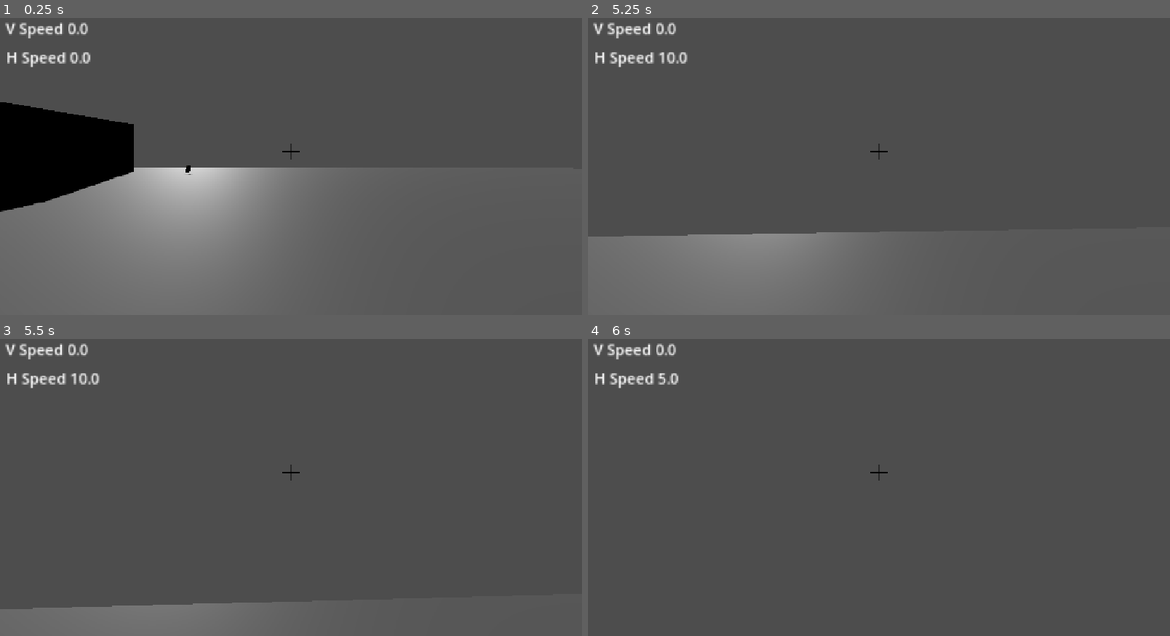
Above: before the commit, frames 1-4 (two rows, left to right).
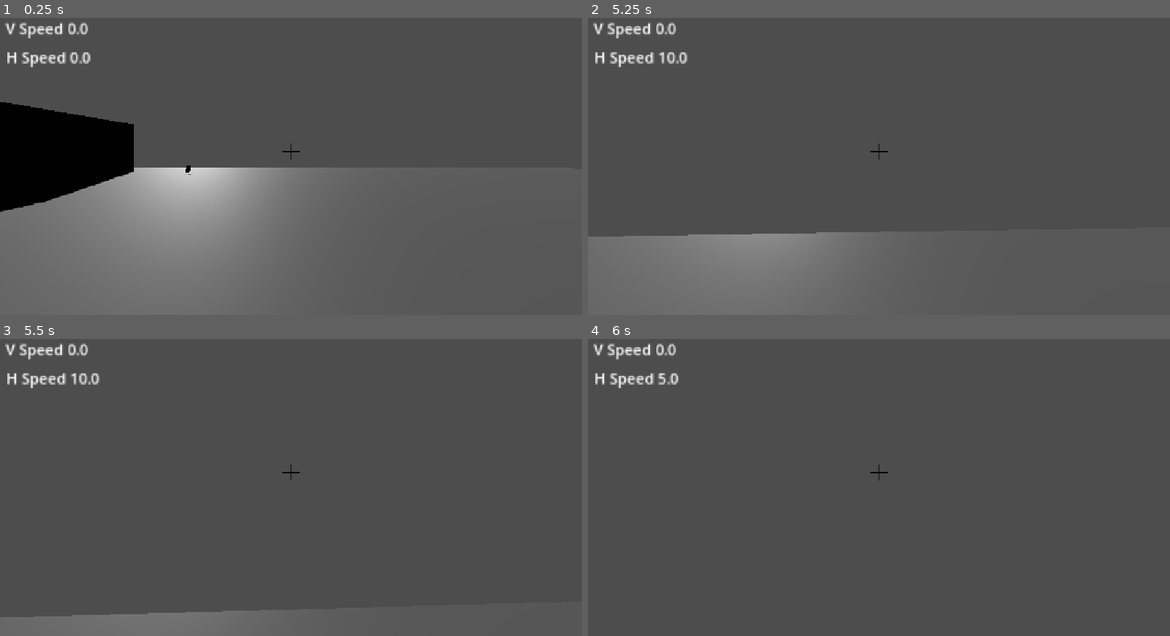
Above: after the commit, the same moments.

Repository: zenix2201-hash/Grapple-Man
Game: Godot game, scene res://Corridor.tscn
Two runs of this game, one before a commit and one after it. Both use one fixed random seed, a clock stepped at 60 frames per second and the inputs below.
Inputs (mouse positions are in pixels of both pictures, inside the frame that each line leads up to):
- Up to frame 1 (0.25 s): no input
- Up to frame 2 (5.25 s): tap Enter at 0.5 s; move the mouse to (908, 151) at 0.52 s; hold Shift (Sprint) 0.53-1.28 s; hold W (move_up) from 0.53 s (still down); tap Space (jump) at 0.77, 1.07, 1.52, 1.55, 1.82, 2.1, 3.02, 3.32, 3.77, 3.8, 4.07, 4.52, 4.82 s; tap Ctrl (crouch, bound only after the commit) at 0.8, 1.35, 3.05, 4.35 s; move the mouse to (849, 151) at 1.27 s; move the mouse to (890, 145) at 2.02 s; hold Shift (Sprint) 2.03-2.78 s; move the mouse to (873, 157) at 2.77 s; tap Shift (Sprint) at 2.85, 4.55 s; move the mouse to (919, 154) at 3.52 s; tap Q (grapple) at 3.6 s; move the mouse to (832, 148) at 4.27 s; move the mouse to (884, 151) at 5.02 s; hold Shift (Sprint) from 5.03 s (still down)
- Up to frame 3 (5.5 s): keep holding W (move_up); keep holding Shift (Sprint); tap Ctrl (crouch, bound only after the commit) at 5.3 s
- Up to frame 4 (6 s): move the mouse to (855, 466) at 5.77 s; release W (move_up) at 5.78 s; release Shift (Sprint) at 5.78 s; hold D (move_right) from 5.78 s (still down); tap Ctrl (crouch, bound only after the commit) at 5.85 s

Frames 1-2 are identical in both runs. In frame 3, 1.3% of the frame differs, in the area x 0-47%, y 88-94%; in frame 4, nothing differs.

Commit message:
Crouch and slide

Diff:
--- a/player.gd
+++ b/player.gd
@@ -19,6 +19,15 @@
 
 @export var grapple_speed: float = 35.0
 @onready var grapple_ray: RayCast3D = $CollisionShape3D/head/Camera3D/Grapple_hook
+
+
+#Crouching / sliding
+@export var slide_speed_threshold: float = 7.0 # Must be moving faster than this to slide
+@export var slide_boost: float = 14.0
+
+var is_sliding: bool = false
+var is_crouching: bool = false
+var slide_velocity: Vector3 = Vector3.ZERO
 
 #grapple
 var is_grappling: bool = false
@@ -46,19 +55,70 @@
 	if event.is_action_pressed("ui_cancel"):
 		Input.mouse_mode = Input.MOUSE_MODE_VISIBLE
 
+func _process_slide(delta: float) -> void:
+	var floor_speed = Vector2(velocity.x, velocity.z).length()
+
+	# Check for Crouch/Slide input press
+	if Input.is_action_just_pressed("crouch") and is_on_floor():
+		if not is_sliding and not is_crouching:
+			# If going fast (sprinting/momentum), trigger a slide!
+			if floor_speed >= slide_speed_threshold:
+				var input_dir := Input.get_vector("move_left", "move_right", "move_up", "move_down")
+				var dir := (transform.basis * Vector3(input_dir.x, 0, input_dir.y)).normalized()
+
+				if dir == Vector3.ZERO:
+					slide_velocity = -transform.basis.z * floor_speed
+				else:
+					slide_velocity = dir * max(floor_speed, sprint_speed)
+
+				slide_velocity = slide_velocity.normalized() * slide_boost
+				is_sliding = true
+			else:
+				# Otherwise, just normal low-speed crouch
+				is_crouching = true
+
+	# Handle exit conditions when letting go of crouch or jumping
+	if is_sliding or is_crouching:
+		if not Input.is_action_pressed("crouch") or not is_on_floor() or Input.is_action_just_pressed("jump"):
+			if is_sliding and Input.is_action_just_pressed("jump") and is_on_floor():
+				# Slide-jump feature: convert slide momentum into an explosive jump
+				velocity = slide_velocity
+				velocity.y = jump_velocity
+
+			is_sliding = false
+			is_crouching = false
+			return
+
+	# Handle active sliding physics
+	if is_sliding:
+		velocity.x = slide_velocity.x
+		velocity.z = slide_velocity.z
+
+		# Friction decay over time
+		slide_velocity *= (1.0 - 2.5 * delta)
+
+		# Stop sliding if speed drops below walk speed threshold
+		if Vector2(slide_velocity.x, slide_velocity.z).length() < walk_speed:
+			is_sliding = false
+			is_crouching = true # Transition smoothly into a normal crouch if holding key
+
 func _physics_process(delta: float) -> void: #Gravity
 
-	# Handle Sprint Input (switches speed based on shift/sprint key)
-	if Input.is_action_pressed("Sprint") and is_on_floor():
-		speed = sprint_speed
-	else:
-		speed = walk_speed
+	# 1. Handle Slide & Crouch Check
+	_process_slide(delta)
+
+	# Handle Sprint Input (switches speed based on shift/sprint key) - Bypassed while sliding
+	if not is_sliding:
+		if Input.is_action_pressed("Sprint") and is_on_floor():
+			speed = sprint_speed
+		else:
+			speed = walk_speed
 
 	var current_speed_h = Vector2(velocity.x, velocity.z).length()
 	var current_speed_v = velocity.y
 
-	# Standard gravity & jumping (bypassed while grappling so swing physics take over)
-	if not is_grappling:
+	# Standard gravity & jumping (bypassed while grappling or sliding)
+	if not is_grappling and not is_sliding:
 		if not is_on_floor():
 			velocity.y -= gravity * delta
 
@@ -67,8 +127,8 @@
 
 	var input_dir := Input.get_vector("move_left", "move_right", "move_up", "move_down")
 
-	# Standard WASD movement (bypassed while grappling to protect momentum)
-	if not is_grappling:
+	# Standard WASD movement (bypassed while grappling or sliding to protect momentum)
+	if not is_grappling and not is_sliding:
 		var direction := (transform.basis * Vector3(input_dir.x, 0, input_dir.y)).normalized()
 
 		if direction:
@@ -80,7 +140,6 @@
 
 	speed_counter_h.text = "H Speed " + str(round(current_speed_h))
 	speed_counter_v.text = "V Speed " + str(round(current_speed_v))
-
 
 	_process_wall_run(delta)
 	_process_grapple(delta)
--- a/project.godot
+++ b/project.godot
@@ -61,6 +61,11 @@
 "events": [Object(InputEventKey,"resource_local_to_scene":false,"resource_name":"","device":-1,"window_id":0,"alt_press …(195 unchanged characters)…
 ]
 }
+crouch={
+"deadzone": 0.2,
+"events": [Object(InputEventKey,"resource_local_to_scene":false,"resource_name":"","device":-1,"window_id":0,"alt_pressed":false,"shift_pressed":false,"ctrl_pressed":false,"meta_pressed":false,"pressed":false,"keycode":0,"physical_keycode":4194326,"key_label":0,"unicode":0,"location":0,"echo":false,"script":null)
+]
+}
 
 [layer_names]
 
